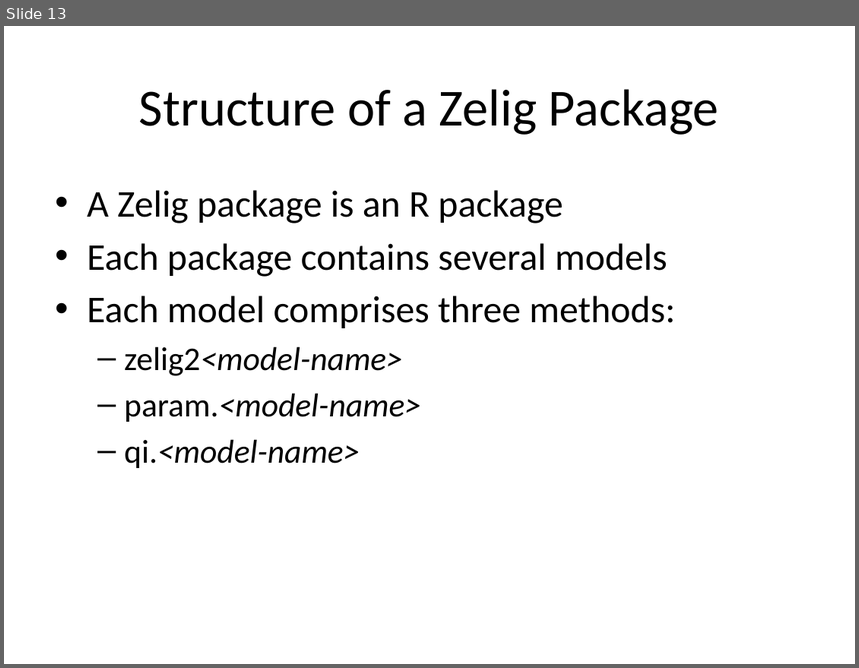
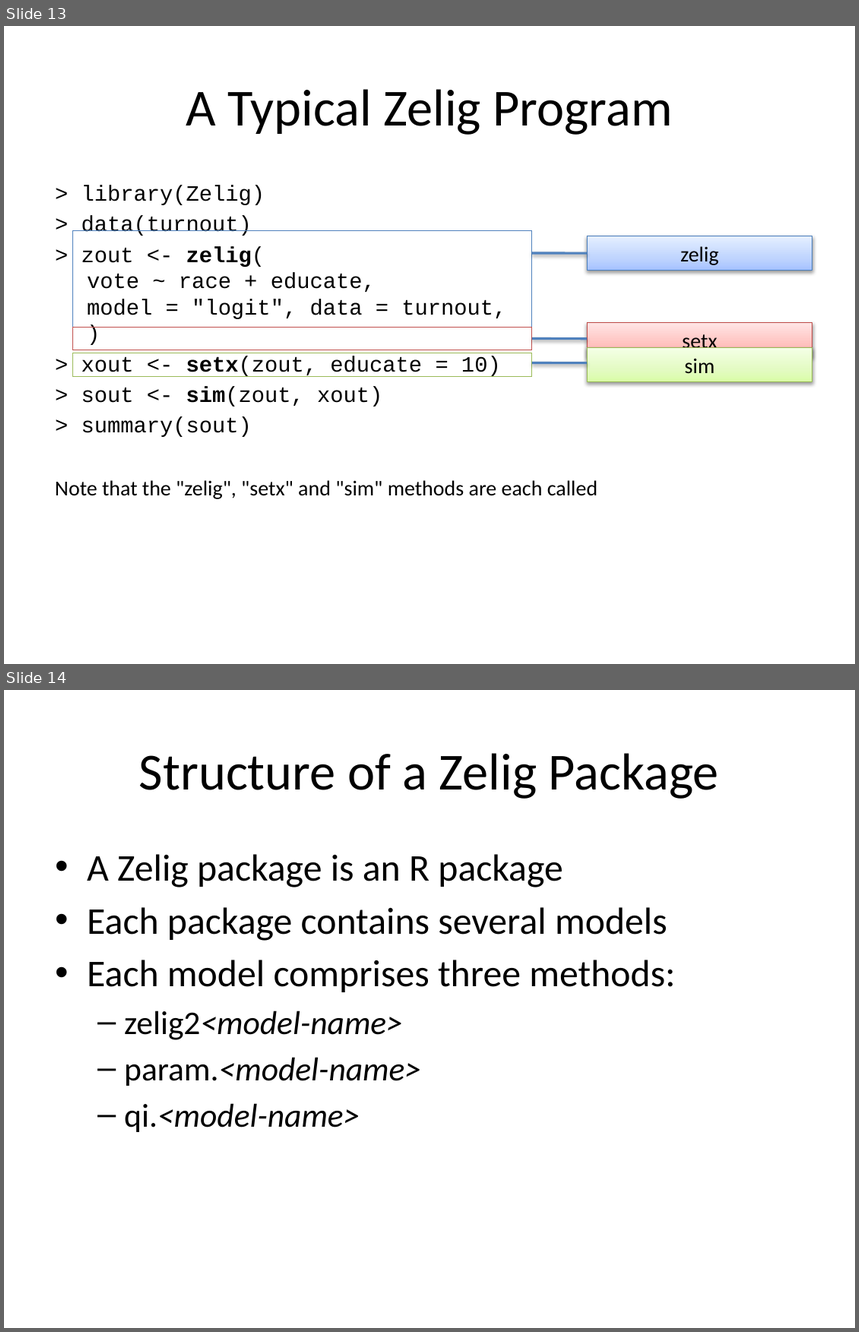
Before and after one commit to IQSS/Zelig4-Documentation, a slide deck: January-Class/Zelig_1_regressions.pptx. Shown one above the other, each under a label of ours: slide 13 before the commit, slides 13 and 14 after it. The pictures are 859x668 and 859x1332 pixels, drawn with LibreOffice and Linux fonts; fonts in the diff are those of the drawing. Boxes give left, top, right and bottom in pixels: in the first picture for what was removed or moved away, otherwise in the second. Text is boxed around its words. In the diff, an @@ line names an element or a change of style, - is before the commit and + after.

```diff
--- a/January-Class/Zelig_1_regressions.pptx
+++ b/January-Class/Zelig_1_regressions.pptx
@@ slide 13 added at (4,26,855,664), background #FFFFFF @@
@@ title added at (186,89,673,135), 44 pt, text #000000 @@
+A Typical Zelig Program
@@ text added at (82,185,506,437), 18.5 pt, text #000000 @@
+> library(Zelig)
+> data(turnout)
+> zout <- zelig(
+vote ~ race + educate,
+model = "logit", data = turnout,
+)
+> xout <- setx(zout, educate = 10)
+> sout <- sim(zout, xout)
+> summary(sout)
@@ rectangle added at (73,230,533,326), outline #4F81BD 0.75 pt @@
@@ line added from (533, 253) to (587, 253), #4F81BD 2 pt @@
@@ rectangle added at (587,237,813,270), fill gradient #A4C4FF to #BFD4FF to #E6EEFF, outline #4B7EBC 0.75 pt, 18 pt, text #000000 @@
+zelig
@@ rectangle added at (73,327,533,351), outline #C0504D 0.75 pt @@
@@ line added from (533, 338) to (587, 339), #4F81BD 2 pt @@
@@ rectangle added at (587,323,813,357), fill gradient #FFA6A5 to #FFC0BF to #FFE7E7, outline #BF4C48 0.75 pt, 18 pt, text #000000 @@
+setx
@@ rectangle added at (73,353,533,376), outline #9BBB59 0.75 pt @@
@@ line added from (533, 363) to (587, 363), #4F81BD 2 pt @@
@@ rectangle added at (587,347,813,382), fill gradient #DAFDA7 to #E4FCC2 to #F5FFE7, outline #98B955 0.75 pt, 18 pt, text #000000 @@
+sim
@@ text added at (55,480,598,499), 18 pt, text #000000 @@
+Note that the "zelig", "setx" and "sim" methods are each called
@@ what was slide 13 is now slide 14 @@
```
Also in this commit, not shown: 2 slides changed, 6 other slides added.
